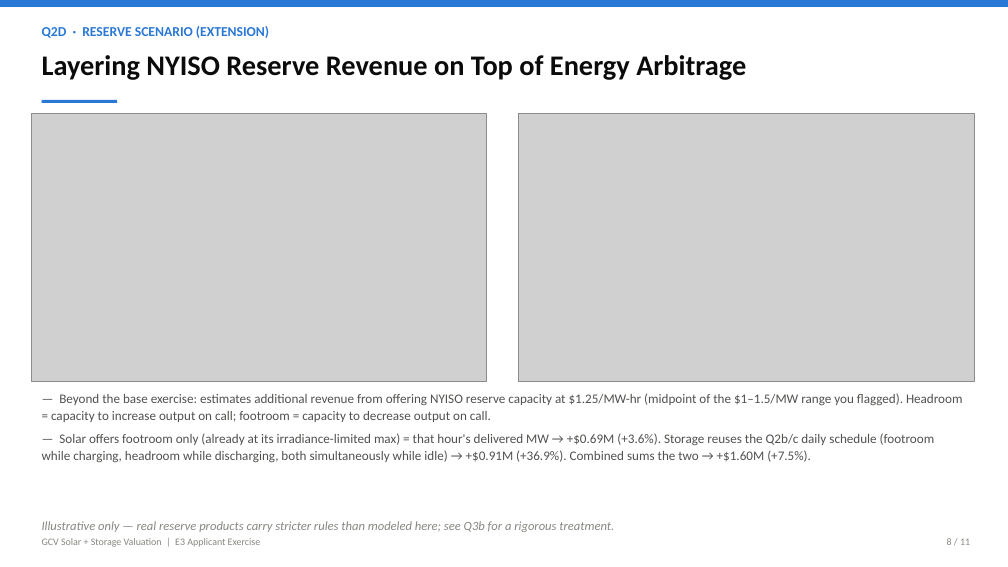
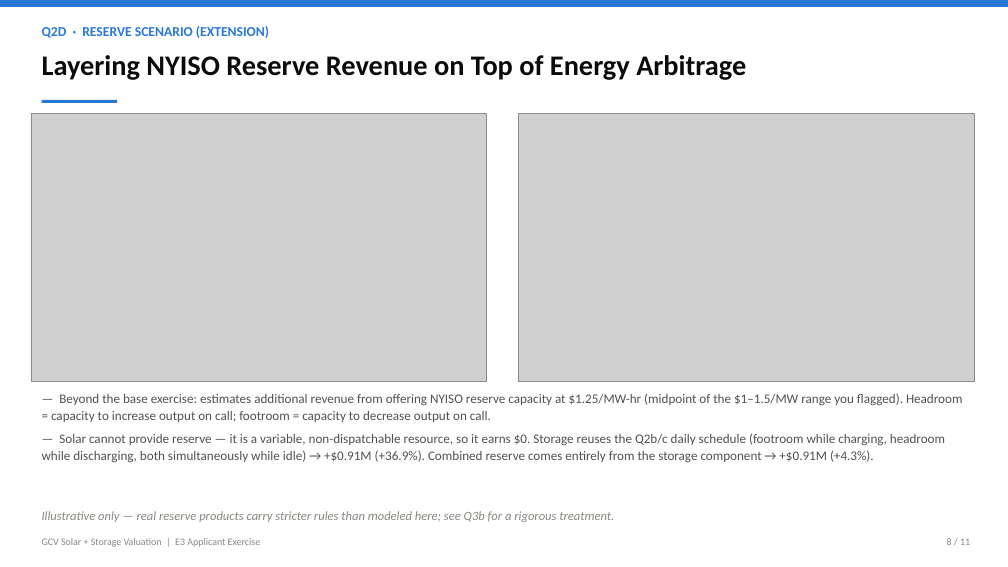
Before and after one commit to Yifueveding/E3_work_task, a slide deck: slide 8 of GCV_Solar_Storage_Valuation.pptx. Drawn at 1008x567 pixels with LibreOffice and Linux fonts; fonts in the diff are those of the drawing; grey boxes stand for pictures. Boxes give left, top, right and bottom in pixels: in the first picture for what was removed or moved away, otherwise in the second. Text is boxed around its words. In the diff, an @@ line names an element or a change of style, - is before the commit and + after.

```diff
--- a/GCV_Solar_Storage_Valuation.pptx
+++ b/GCV_Solar_Storage_Valuation.pptx
@@ text at (42, 433, 945, 462): text changed @@
-— Solar offers footroom only (already at its irradiance-limited max) = that hour's delivered MW → +$0.69M (+3.6%). Storage reuses the Q2b/c daily schedule (footroom while charging, headroom while discharging, both simultaneously while idle) → +$0.91M (+36.9%). Combined sums the two → +$1.60M (+7.5%).
+— Solar cannot provide reserve — it is a variable, non-dispatchable resource, so it earns $0. Storage reuses the Q2b/c daily schedule (footroom while charging, headroom while discharging, both simultaneously while idle) → +$0.91M (+36.9%). Combined reserve comes entirely from the storage component → +$0.91M (+4.3%).
@@ text "Illustrative only — real reserve ...": place and size @@
-text "Illustrative only — real reserve ..." at (42, 521, 614, 532)
+text "Illustrative only — real reserve ..." at (42, 511, 614, 522)
```
Also in this commit, not shown: 9 other files.
